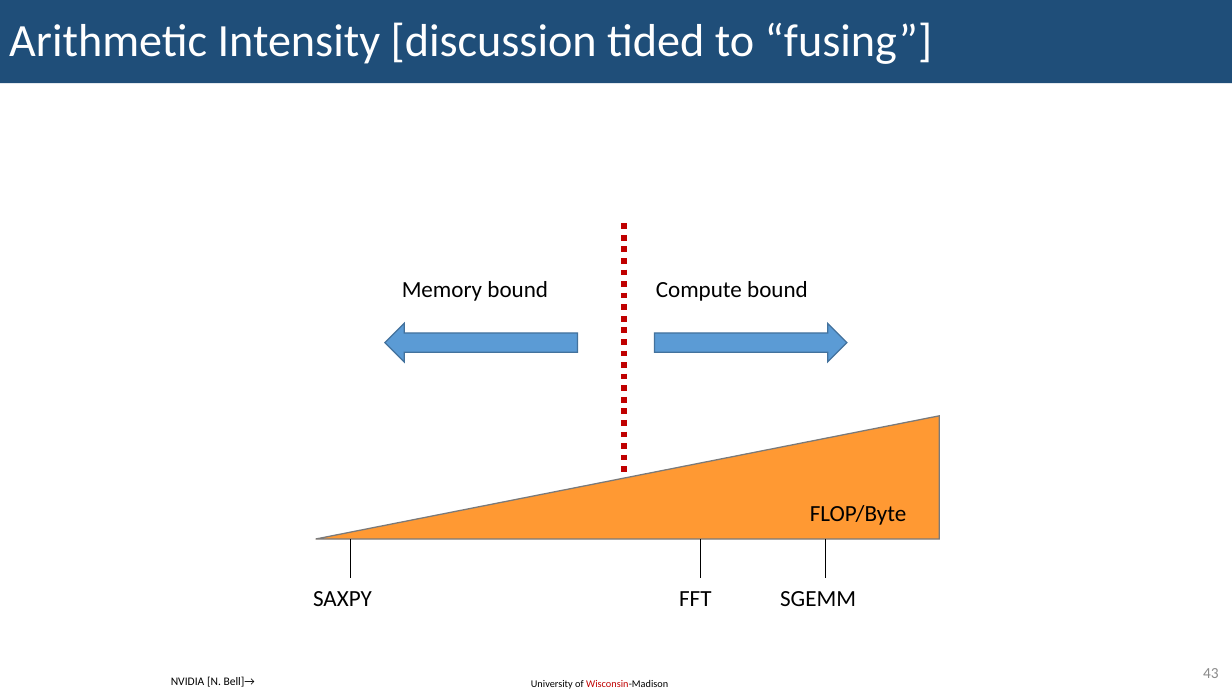
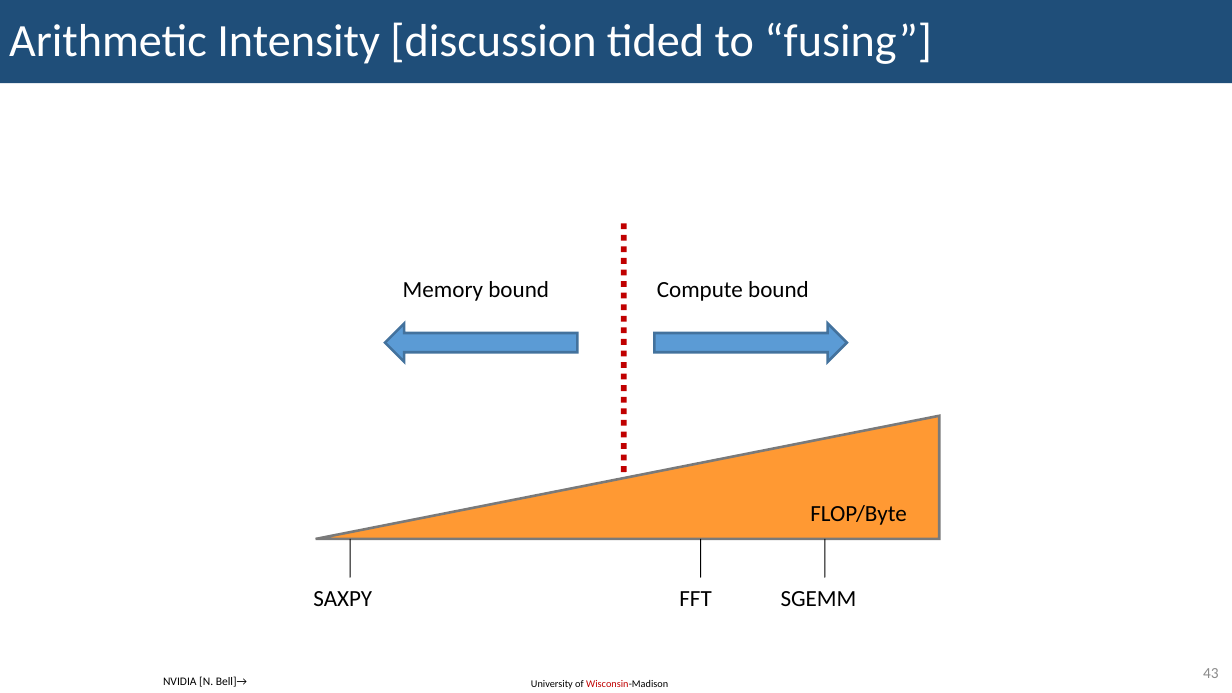
Before and after one commit to KennyKangMPC/CS-759, a slide deck: slide 43 of lecture_notes/lecture18_0305.pptx. Drawn at 1232x693 pixels with LibreOffice and Linux fonts; fonts in the diff are those of the drawing. Boxes give left, top, right and bottom in pixels: in the first picture for what was removed or moved away, otherwise in the second. Text is boxed around its words. In the diff, an @@ line names an element or a change of style, - is before the commit and + after.

```diff
--- a/lecture_notes/lecture18_0305.pptx
+++ b/lecture_notes/lecture18_0305.pptx
@@ left arrow at bbox=[385, 323, 578, 362]: outline #43739E 1 pt to #43739E 2 pt; proportions changed @@
@@ left arrow at bbox=[654, 323, 847, 362]: outline #43739E 1 pt to #43739E 2 pt; proportions changed @@
@@ right triangle at bbox=[316, 416, 940, 539]: outline #7A7A7A 1 pt to #7A7A7A 2 pt @@
@@ line (350, 539) - (350, 578): stroke #000000 0.5 pt to #000000 0.75 pt @@
@@ line (701, 539) - (701, 578): stroke #000000 0.5 pt to #000000 0.75 pt @@
@@ line (825, 539) - (825, 578): stroke #000000 0.5 pt to #000000 0.75 pt @@
@@ text "NVIDIA [N. Bell]→": place and size @@
-text "NVIDIA [N. Bell]→" at bbox=[171, 676, 255, 687]
+text "NVIDIA [N. Bell]→" at bbox=[163, 676, 247, 687]
```
Also in this commit, not shown: 71 other slides changed, 3 other files.
